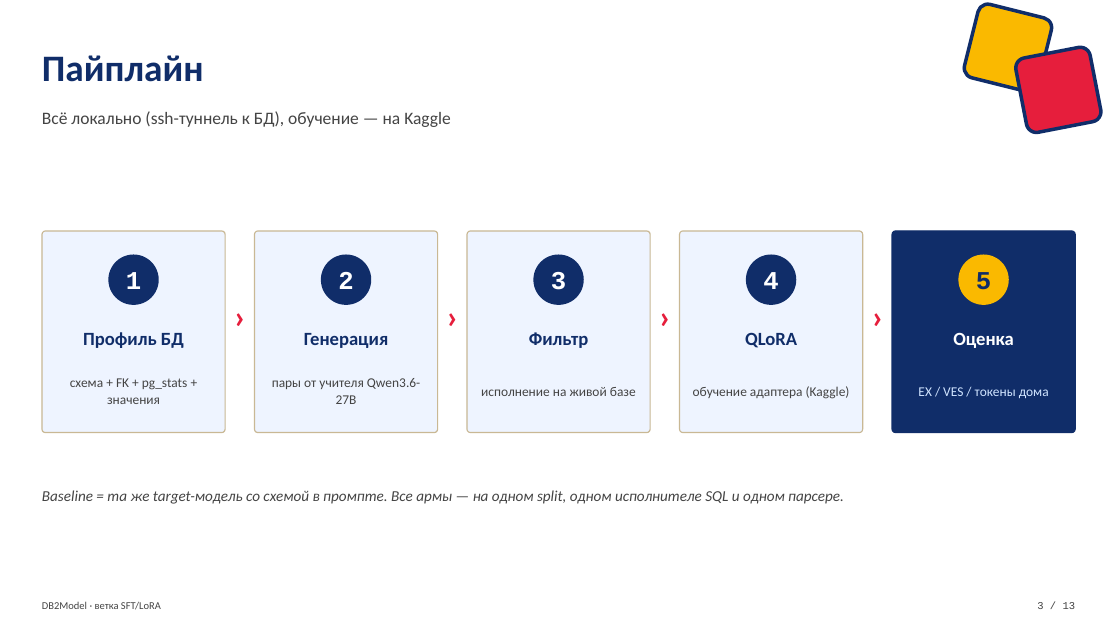
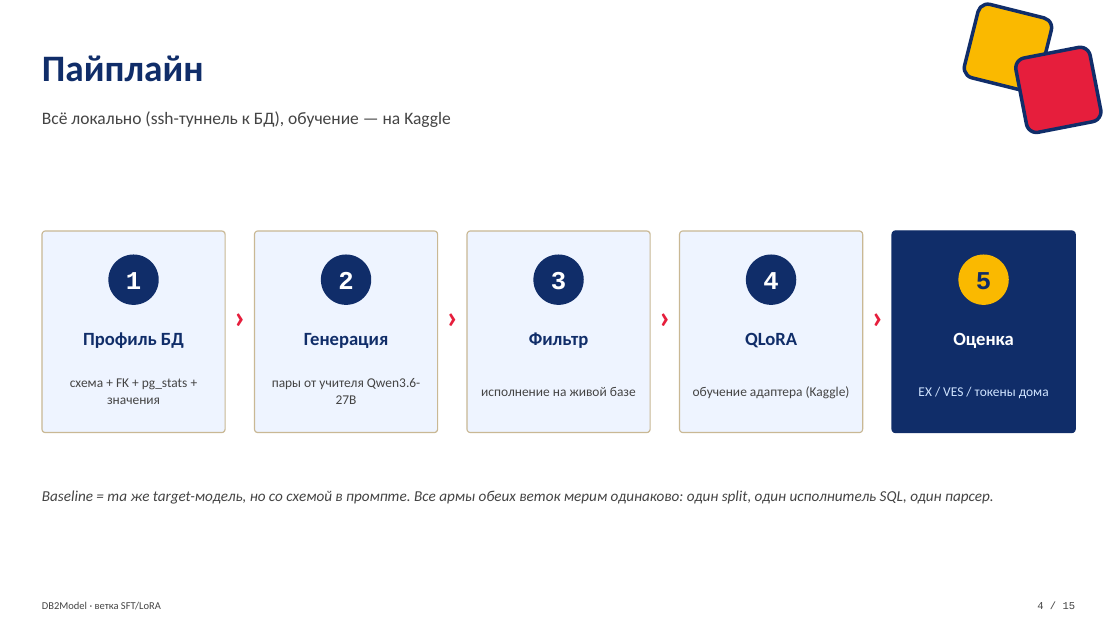
Before and after one commit to VladimirPozdeev06/db2model_lora, a slide deck: slide 4 of db2model/DB2Model_SFT_LoRA_defense.pptx. Drawn at 1120x630 pixels with LibreOffice and Linux fonts; fonts in the diff are those of the drawing. Boxes give left, top, right and bottom in pixels: in the first picture for what was removed or moved away, otherwise in the second. Text is boxed around its words. In the diff, an @@ line names an element or a change of style, - is before the commit and + after.

```diff
--- a/db2model/DB2Model_SFT_LoRA_defense.pptx
+++ b/db2model/DB2Model_SFT_LoRA_defense.pptx
@@ text at (42,490,994,504): text changed @@
-Baseline = та же target-модель со схемой в промпте. Все армы — на одном split, одном исполнителе SQL и одном парсере.
+Baseline = та же target-модель, но со схемой в промпте. Все армы обеих веток мерим одинаково: один split, один исполнитель SQL, один парсер.
@@ text at (1037,602,1076,609): text changed @@
-3 / 13
+4 / 15
```
Also in this commit, not shown: 9 other slides changed, 4 slides added, 2 slides removed.
